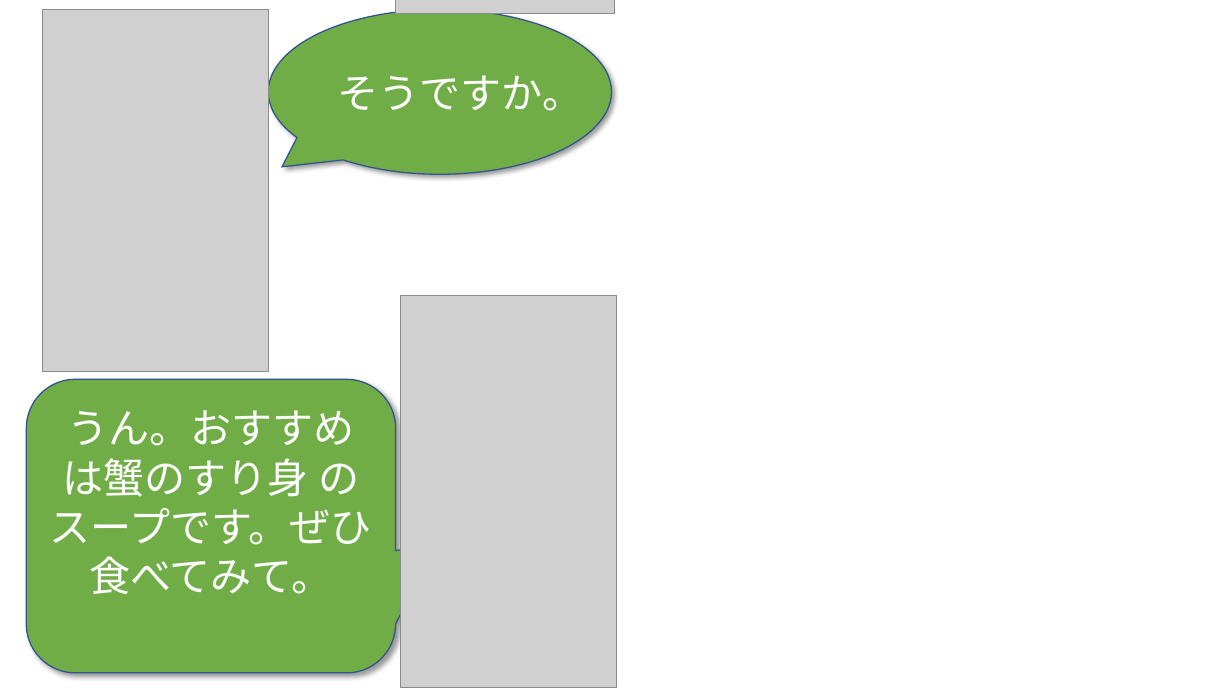
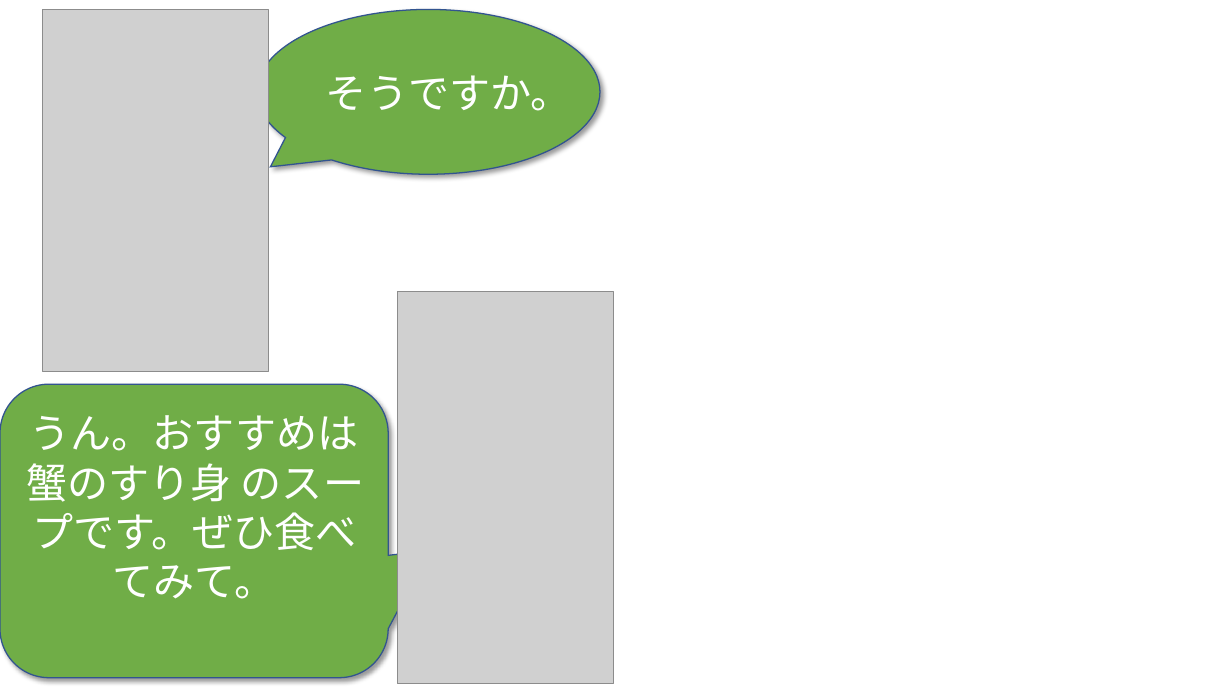
Before and after one commit to phuchung97/phuchung97.github.io, a slide deck: slide 5 of design/story.pptx. Drawn at 1232x693 pixels with LibreOffice and Linux fonts; fonts in the diff are those of the drawing; grey boxes stand for pictures; background and template pictures are left out. Boxes give left, top, right and bottom in pixels: in the first picture for what was removed or moved away, otherwise in the second. Text is boxed around its words. In the diff, an @@ line names an element or a change of style, - is before the commit and + after.

```diff
--- a/design/story.pptx
+++ b/design/story.pptx
@@ speech bubble "そうですか。": place and size @@
-speech bubble "そうですか。" at <box>268,9,612,174</box>
+speech bubble "そうですか。" at <box>257,9,601,174</box>
@@ picture removed at <box>396,0,615,14</box> @@
@@ picture: place and size @@
-picture at <box>400,296,616,689</box>
+picture at <box>397,291,613,684</box>
@@ rounded speech box "うん。おすすめは蟹のすり身 のスープです。ぜひ食べてみて。": place and size @@
-rounded speech box "うん。おすすめは蟹のすり身 のスープです。ぜひ食べてみて。" at <box>26,380,396,674</box>
+rounded speech box "うん。おすすめは蟹のすり身 のスープです。ぜひ食べてみて。" at <box>0,384,388,678</box>
```
Also in this commit, not shown: 19 other slides changed, 22 other files.
